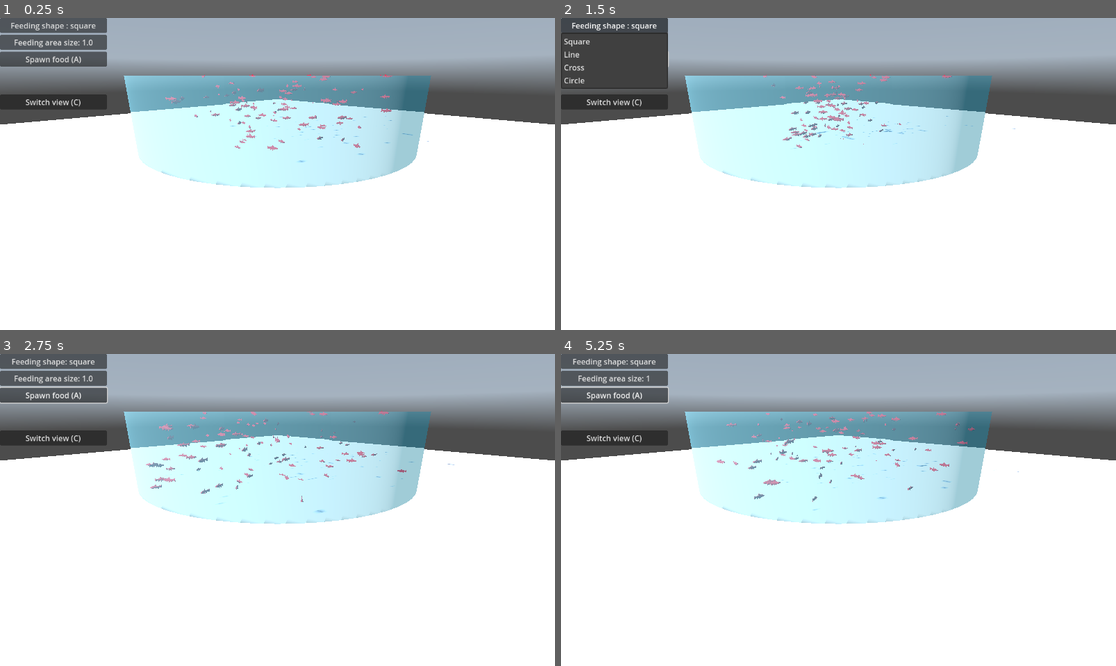
Above: before the commit, frames 1-4 (two rows, left to right).
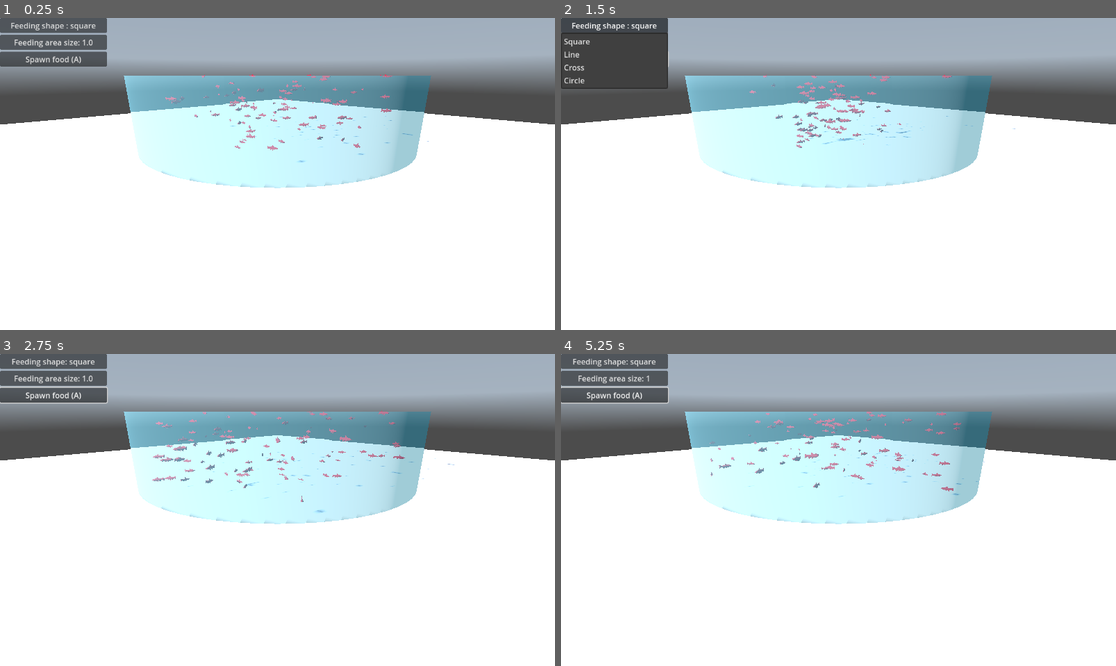
Above: after the commit, the same moments.

Repository: elegaanz/collective-behavior
Game: Godot game, scene res://Main.tscn
Two runs of this game, one before a commit and one after it. Both use one fixed random seed, a clock stepped at 60 frames per second and the inputs below. A sky picture missing from this copy of the repository is replaced by a grey-blue gradient.
Inputs:
- Up to frame 1 (0.25 s): no input
- Up to frame 2 (1.5 s): click "Spawn food (A)" at 0.5 s; click "Feeding shape : square" at 1.25 s
- Up to frame 3 (2.75 s): click "Feeding area size: 1.0" at 2 s
- Up to frame 4 (5.25 s): click "Feeding shape: square" at 2.75 s; click "Feeding shape: square" at 3.5 s; click "Feeding area size: 1.0" at 4.25 s; click "Spawn food (A)" at 5 s

The runs differ from the first frame. In frame 1, 0.8% of the frame differs, in the area x 0-20%, y 24-30%; in frame 2, 1.6%; in frame 3, 1.9%; in frame 4, 2.0%, in the area x 0-83%, y 19-51%.

Commit message:
Simplify food spawning code

Diff:
--- a/Main.gd
+++ b/Main.gd
@@ -61,82 +61,36 @@
 
 
 func spawn_food():
-
+	var gen_pos = func(): Vector3.ZERO
 	match feeding_shape :
-	# for a squared distribution
-		0:
-			var foodCount = int(totalFishMass * FOOD_MASS_PERCENTAGE / 0.065)
-			if foodCount == 0:
-				var food = food_scene.instantiate()
-				food.position = Vector3(randf_range(-feed_area_size / 2, feed_area_size / 2), 0.5, randf_range(-feed_area_size / 2, feed_area_size / 2))
-				add_child(food)
-				totalFishMass += food.weight
-			else :
-				for _i in range(floor(foodCount)):
-					var food = food_scene.instantiate()
-					food.position = Vector3(randf_range(-feed_area_size / 2, feed_area_size / 2), 0.5, randf_range(-feed_area_size / 2, feed_area_size / 2))
-					add_child(food)
-					totalFishMass += food.weight
-
-	# for a line
-		1:
-			var foodCount = int(totalFishMass * FOOD_MASS_PERCENTAGE / 0.065)
-			if foodCount == 0:
-				var food = food_scene.instantiate()
-				food.position = Vector3(randf_range(-feed_area_size / 2, feed_area_size / 2), 0.5, 0.0)
-				add_child(food)
-				totalFishMass += food.weight
-			else :
-				for _i in range(floor(foodCount)):
-					var food = food_scene.instantiate()
-					food.position = Vector3(randf_range(-feed_area_size / 2, feed_area_size / 2), 0.5, 0.0)
-					add_child(food)
-					totalFishMass += food.weight
-
-	# for a cross
-		2:
+		0: # for a squared distribution
+			gen_pos = func(): return Vector3(randf_range(-feed_area_size / 2, feed_area_size / 2), 0.5, randf_range(-feed_area_size / 2, feed_area_size / 2))
+		1: # for a line
+			gen_pos = func(): return Vector3(randf_range(-feed_area_size / 2, feed_area_size / 2), 0.5, 0.0)
+		2: # for a cross
 			var foodCount = int(totalFishMass * FOOD_MASS_PERCENTAGE / 0.065)
 			#generate two lines
 			var start_horizontal = Vector3(-feed_area_size / 2, 0.5, 0.0)
 			var end_horizontal = Vector3(feed_area_size / 2, 0.5, 0.0)
-
 			var start_vertical = Vector3(0.0, 0.5, -feed_area_size / 2)
 			var end_vertical = Vector3(0.0, 0.5, feed_area_size / 2)
 
-			if foodCount == 0:
-				var food = food_scene.instantiate()
+			gen_pos = func():
 				if randf() < 0.5:
-					food.position = Vector3(randf_range(start_horizontal.x, end_horizontal.x), start_horizontal.y, 0.0)
+					return Vector3(randf_range(start_horizontal.x, end_horizontal.x), start_horizontal.y, 0.0)
 				else:
-					food.position = Vector3(0.0, start_vertical.y, randf_range(start_vertical.z, end_vertical.z))
-				add_child(food)
-				totalFishMass += food.weight
-			else :
-				for _i in range(floor(foodCount)):
-					var food = food_scene.instantiate()
-					if randf() < 0.5:
-						food.position = Vector3(randf_range(start_horizontal.x, end_horizontal.x), start_horizontal.y, 0.0)
-					else:
-						food.position = Vector3(0.0, start_vertical.y, randf_range(start_vertical.z, end_vertical.z))
-					add_child(food)
-					totalFishMass += food.weight
+					return Vector3(0.0, start_vertical.y, randf_range(start_vertical.z, end_vertical.z))
+		3: # around the tank
+			gen_pos = func():
+				var angle = randf_range(0, 2 * PI)
+				return Vector3(feed_area_size * cos(angle), 0.5, feed_area_size * sin(angle))
 
-	# around the tank
-		3:
-			var foodCount = int(totalFishMass * FOOD_MASS_PERCENTAGE / 0.065)
-			if foodCount == 0:
-				var food = food_scene.instantiate()
-				var angle = randf_range(0, 2 * PI)
-				food.position = Vector3(feed_area_size * cos(angle), 0.5, feed_area_size * sin(angle))
-				add_child(food)
-				totalFishMass += food.weight
-			else :
-				for _i in range(floor(foodCount)):
-					var food = food_scene.instantiate()
-					var angle = randf_range(0, 2 * PI)
-					food.position = Vector3(feed_area_size * cos(angle), 0.5, feed_area_size * sin(angle))
-					add_child(food)
-					totalFishMass += food.weight
+	var foodCount = int(ceil(0.001 + totalFishMass * FOOD_MASS_PERCENTAGE / 0.065))
+	for _i in range(floor(foodCount)):
+		var food = food_scene.instantiate()
+		food.position = gen_pos.call()
+		add_child(food)
+		totalFishMass += food.weight
 
 func save_fish_data_to_csv():
 	if fish_data.size() == 0:
--- a/Main.tscn
+++ b/Main.tscn
@@ -110,9 +110,4 @@
 border_width = 0.0
 editor_only = false
 
-[node name="CameraButton" type="Button" parent="HFlowContainer"]
-layout_mode = 2
-text = "Switch view (C)"
-
 [connection signal="pressed" from="HFlowContainer/SpawnButton" to="." method="_on_spawn_button_pressed"]
-[connection signal="pressed" from="HFlowContainer/CameraButton" to="." method="_on_camera_button_pressed"]
